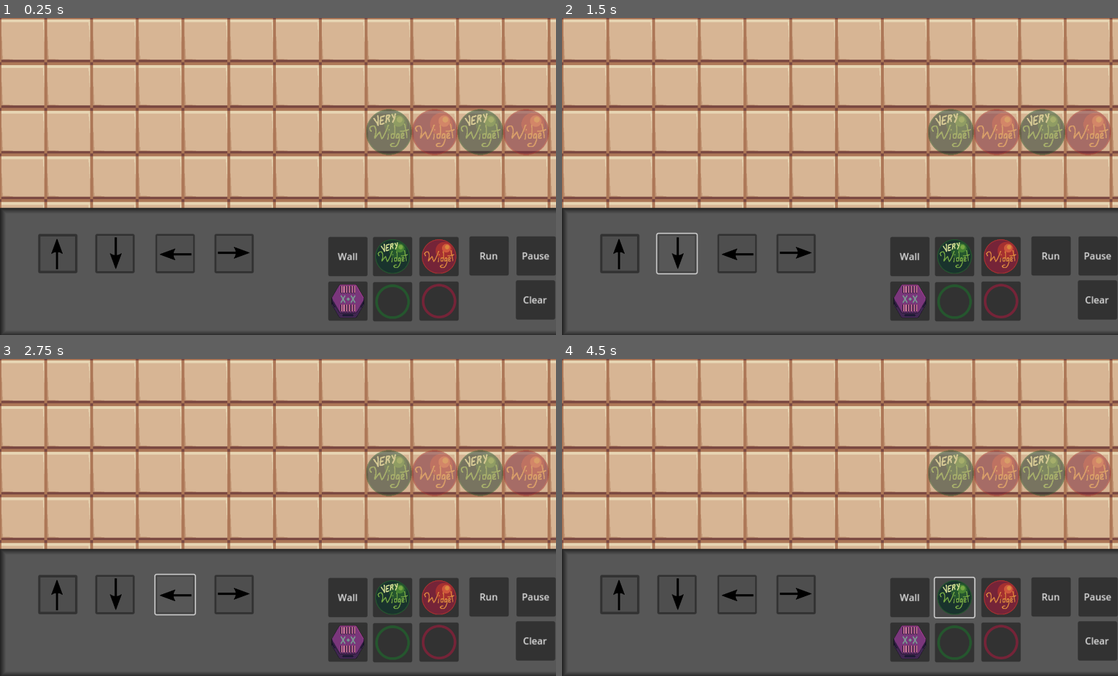
Above: before the commit, frames 1-4 (two rows, left to right).
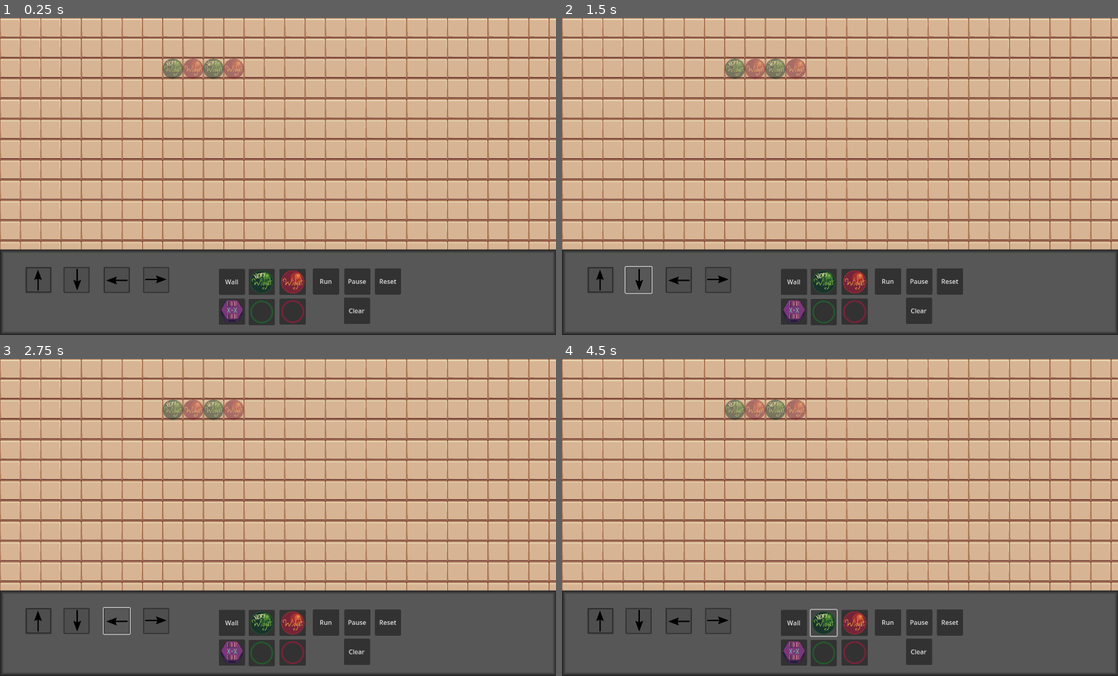
Above: after the commit, the same moments.

Repository: Salanmander/Roguetronics
Game: Godot game, scene res://Factory/factory.tscn
Two runs of this game, one before a commit and one after it. Both use one fixed random seed, a clock stepped at 60 frames per second and the inputs below. The engine's default icon, where the game draws it, is replaced by a stand-in: a white triangle on a blue panel in a dark square.
Inputs (mouse positions are in pixels of both pictures, inside the frame that each line leads up to; where the layout moved, square brackets give the same spot in the first picture):
- Up to frame 1 (0.25 s): no input
- Up to frame 2 (1.5 s): click (600, 281) [617, 252] at 0.5 s; click (639, 281) [678, 252] at 1.25 s
- Up to frame 3 (2.75 s): click (116, 622) [177, 593] at 2 s
- Up to frame 4 (4.5 s): click (717, 622) [795, 593] at 2.75 s; click (856, 622) [1001, 596] at 3.5 s; click (823, 622) [956, 596] at 4.25 s

The runs differ from the first frame. In frame 1, 48% of the frame differs, in the area x 0-100%, y 0-100%; in frame 2, 49%; in frame 3, 49%; in frame 4, 48%.

Commit message:
More undo demo settings

Diff:
--- a/Factory/factory.tscn
+++ b/Factory/factory.tscn
@@ -63,9 +63,7 @@
 anchor_top = 1.0
 anchor_right = 1.001
 anchor_bottom = 1.0
-offset_top = -321.0
-offset_bottom = -105.0
-scale = Vector2(1.5, 1.5)
+offset_top = -216.0
 theme_override_styles/panel = SubResource("StyleBoxFlat_hjol2")
 
 [node name="UpConveyorSelect" type="Button" parent="UILayer/UI"]
@@ -211,8 +209,8 @@
 
 [node name="FactoryLayer" type="CanvasLayer" parent="."]
 layer = 0
-scale = Vector2(0.9, 0.9)
-transform = Transform2D(0.9, 0, 0, 0.9, 0, 0)
+scale = Vector2(0.4, 0.4)
+transform = Transform2D(0.4, 0, 0, 0.4, 0, 0)
 
 [node name="FactoryFloor" type="TileMap" parent="FactoryLayer"]
 tile_set = SubResource("TileSet_a558r")
